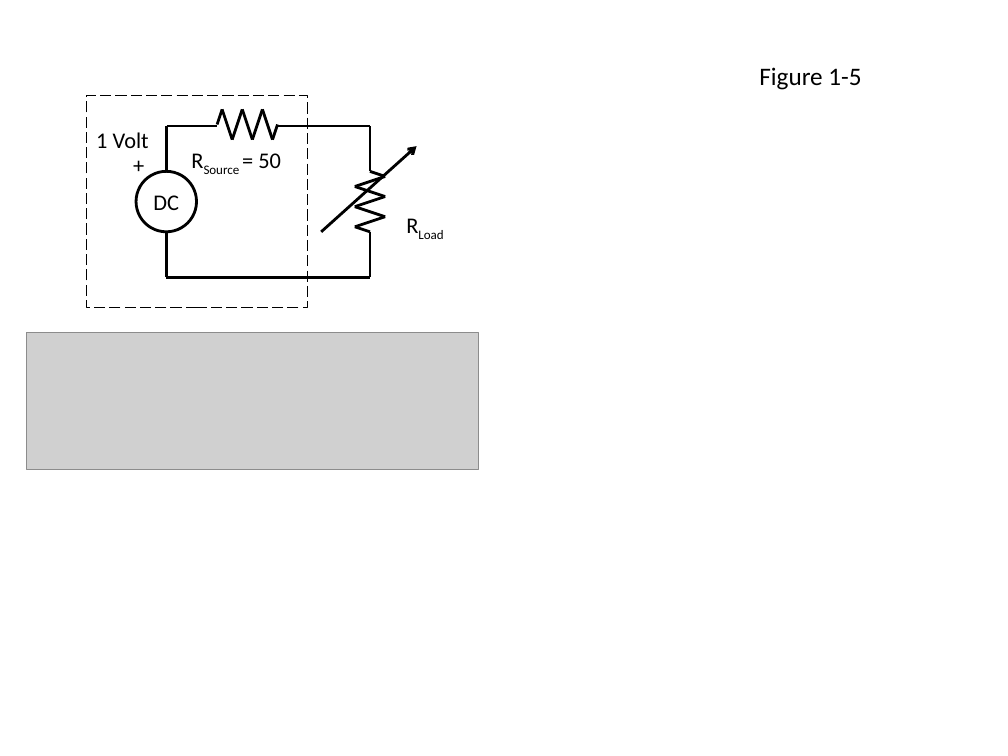
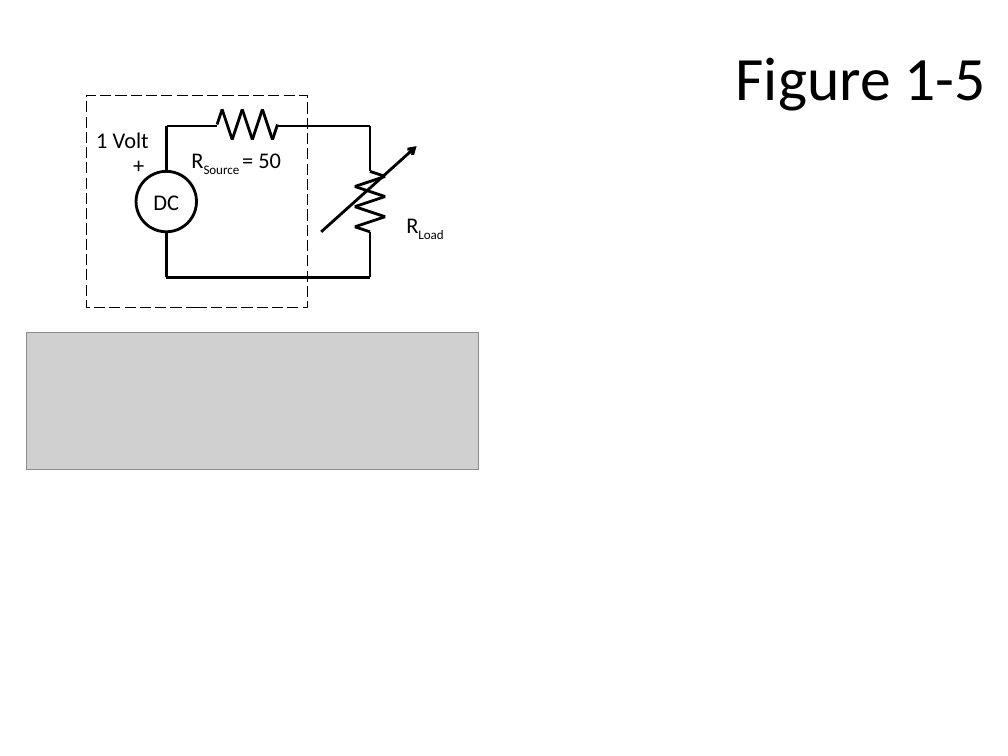
Before and after one commit to JerryWiltz/nP, a slide deck: slide 14 of RFBook/RFbookFigures/RFbookFigures.pptm (slide 13 before the commit). Drawn at 1008x756 pixels with LibreOffice and Linux fonts; fonts in the diff are those of the drawing; grey boxes stand for pictures. Boxes give left, top, right and bottom in pixels: in the first picture for what was removed or moved away, otherwise in the second. Text is boxed around its words. In the diff, an @@ line names an element or a change of style, - is before the commit and + after.

```diff
--- a/RFBook/RFbookFigures/RFbookFigures.pptm
+++ b/RFBook/RFbookFigures/RFbookFigures.pptm
@@ title "Figure 1-5": place and size @@
-title "Figure 1-5" at [759,67,861,90]
+title "Figure 1-5" at [736,57,986,111]
@@ title "Figure 1-5" at [736,57,986,111]: size 18 to 44 pt @@
```
Also in this commit, not shown: 11 other slides changed, 11 slides added, 11 slides removed, 51 other files.
